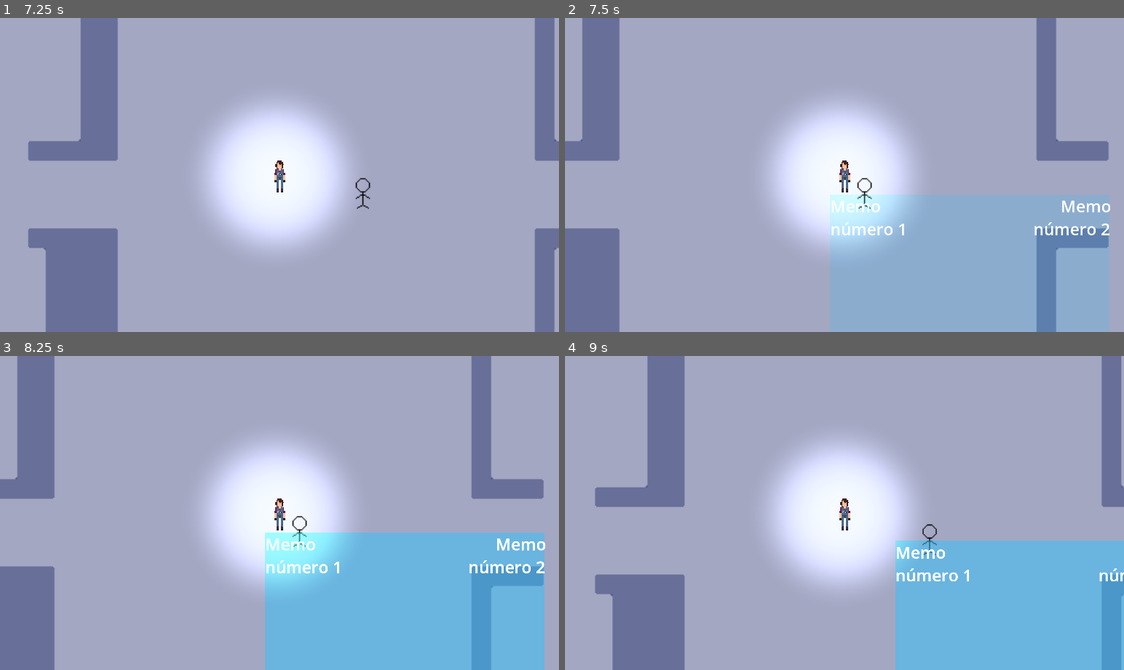
Above: before the commit, frames 1-4 (two rows, left to right).
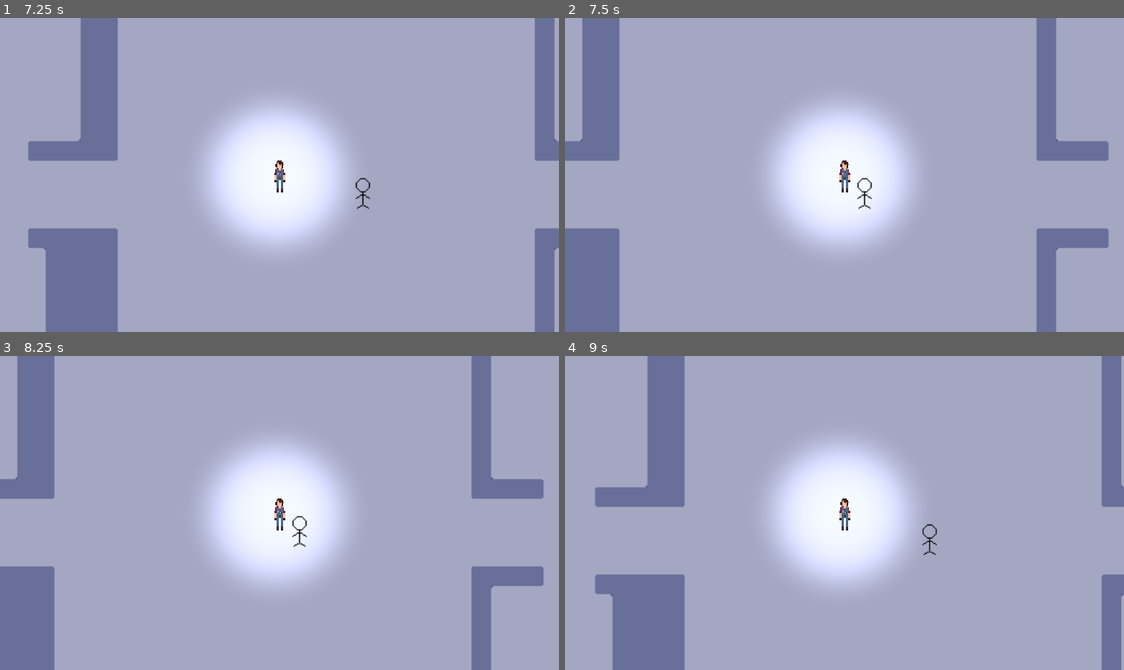
Above: after the commit, the same moments.

Repository: codemonsters/eris3007
Game: Godot game, scene res://game.tscn
Same seed, same stepped clock (60 frames per second), same inputs: the game is played once before the commit and once after it.
Inputs (mouse positions are in pixels of both pictures, inside the frame that each line leads up to):
- Up to frame 1 (7.25 s): click "PLAY" at 0.5 s; tap Enter at 1.25, 5, 6.5 s; move the mouse to (251, 237) at 1.27 s; hold Up (ui_up) 1.28-2.78 s; tap Space (speak) at 1.35, 2, 2.3, 2.85, 3.6, 4.55, 5.1, 5.75, 5.85, 6.8 s; move the mouse to (447, 222) at 2.02 s; click (447, 222) at 2.1 s; move the mouse to (111, 127) at 2.77 s; hold Left (ui_left) 2.78-4.28 s; move the mouse to (307, 175) at 3.52 s; move the mouse to (195, 96) at 4.27 s; press the mouse at (195, 96) at 4.28 s; hold Down (ui_down) 4.28-5.03 s; move the mouse to (402, 159) at 5.02 s; release the mouse at (402, 159) at 5.03 s; hold Right (ui_right) 5.03-5.78 s; move the mouse to (167, 190) at 5.77 s; hold Up (ui_up) 5.78-6.53 s; move the mouse to (335, 105) at 6.52 s; hold Right (ui_right) from 6.53 s (still down); click (335, 105) at 6.6 s
- Up to frame 2 (7.5 s): keep holding Right (ui_right); move the mouse to (816, 237) at 7.27 s; tap Space (speak) at 7.35 s
- Up to frame 3 (8.25 s): keep holding Right (ui_right); tap Space (speak) at 8, 8.1 s; move the mouse to (447, 560) at 8.02 s
- Up to frame 4 (9 s): move the mouse to (676, 465) at 8.77 s; release Right (ui_right) at 8.78 s; press the mouse at (676, 465) at 8.78 s; hold Down (ui_down) from 8.78 s (still down)

Frame 1 is identical in both runs. In frame 2, 2.7% of the frame differs, in the area x 47-98%, y 56-78%; in frame 3, 22%, in the area x 47-98%, y 56-100%; in frame 4, 17%.

Commit message:
refactorizados dialogos (ROTO)

Diff:
--- /dev/null
+++ b/src/DialogManager.gd
@@ -0,0 +1,11 @@
+extends Node2D
+
+
+# Called when the node enters the scene tree for the first time.
+func _ready():
+	pass # Replace with function body.
+
+
+# Called every frame. 'delta' is the elapsed time since the previous frame.
+func _process(delta):
+	pass
--- a/src/DialogScene.tscn
+++ b/src/DialogManager.tscn
@@ -1,9 +1,12 @@
-[gd_scene load_steps=2 format=3 uid="uid://dedisxbvs08rq"]
+[gd_scene load_steps=3 format=3 uid="uid://dedisxbvs08rq"]
+
+[ext_resource type="Script" path="res://utils/DialogManager.gd" id="1_4na5n"]
 
 [sub_resource type="SystemFont" id="SystemFont_ea5h2"]
 font_names = PackedStringArray("TSCu_Comic")
 
-[node name="DialogScene" type="Node2D"]
+[node name="DialogManager" type="Node2D"]
+script = ExtResource("1_4na5n")
 
 [node name="ColorRect" type="ColorRect" parent="."]
 offset_right = 256.0
--- a/src/characters/npc.gd
+++ b/src/characters/npc.gd
@@ -3,11 +3,12 @@
 
 @export var dialog_name: String
 
-var dialog_signal
+signal show_dialog(dialog_name)
 
 func _ready():
 	self.add_to_group("NPC")
 
 
 func speak():
-	DialogManager.start_dialog(dialog_name)
+	#dialog_signal.emit(dialog_name)
+	emit_signal("show_dialog", dialog_name)
--- a/src/game.gd
+++ b/src/game.gd
@@ -1,16 +1,18 @@
 extends Node2D
 
 @onready var level = preload("res://level.tscn")
-@onready var dialog_scene = preload("res://DialogScene.tscn")
+#@onready var dialog_scene = preload("res://DialogScene.tscn")
+#@onready var dialog_manager = preload("res://DialogManager.tscn")
 
 
 func start_game():
 	change_screen(level)
+#	add_child(dialog_manager.instantiate())
 
 
 func change_screen(target_screen_resource):
 	get_child(0).queue_free()
 	add_child(target_screen_resource.instantiate())
 
-func start_dialog():
-	add_child(dialog_scene.instantiate())
+#func start_dialog():
+#	add_child(dialog_scene.instantiate())
--- a/src/level.tscn
+++ b/src/level.tscn
@@ -1,9 +1,10 @@
-[gd_scene load_steps=11 format=3 uid="uid://gb436a5wrwva"]
+[gd_scene load_steps=12 format=3 uid="uid://gb436a5wrwva"]
 
 [ext_resource type="Script" path="res://level.gd" id="1_ehlvl"]
 [ext_resource type="Texture2D" uid="uid://b5s3bhastsrwh" path="res://tileset.png" id="2_yke34"]
 [ext_resource type="PackedScene" uid="uid://cmu1hq61wx6rm" path="res://characters/hero.tscn" id="3_ju8sr"]
 [ext_resource type="PackedScene" uid="uid://dlnmd42ehs7sd" path="res://characters/npc.tscn" id="4_8v88n"]
+[ext_resource type="PackedScene" uid="uid://dedisxbvs08rq" path="res://DialogManager.tscn" id="5_unuyy"]
 
 [sub_resource type="NavigationPolygon" id="NavigationPolygon_6cp8i"]
 vertices = PackedVector2Array(-8, -8, 8, -8, 8, 8, -8, 8)
@@ -344,5 +345,9 @@
 [node name="Hero" parent="." instance=ExtResource("3_ju8sr")]
 position = Vector2(-512, -56)
 
+[node name="DialogManager" parent="Hero" instance=ExtResource("5_unuyy")]
+visible = false
+position = Vector2(39, -21)
+
 [node name="npc" parent="." instance=ExtResource("4_8v88n")]
 position = Vector2(-512, -128)
--- a/src/utils/DialogManager.gd
+++ b/src/utils/DialogManager.gd
@@ -1,4 +1,5 @@
 extends Node
+
 
 var dialog_path: String = "res://assets/dialog-sample.json"
 var dict: Dictionary
@@ -6,6 +7,10 @@
 # Called when the node enters the scene tree for the first time.
 # Loads the JSON with the dialogs
 func _ready():
+	#$../../npc.connect("show_dialog", _on_show_dialog)
+	#get_parent().get_parent().get_node("npc").connect("show_dialog", _on_show_dialog)
+	#get_node("../../npc").connect("show_dialog", _on_show_dialog)
+	#TODO conectar la señal show_dialog del nodo npc a la funcion _on_show_dialog de este script
 	var file = FileAccess.open(dialog_path, FileAccess.READ)
 	var text = file.get_as_text()
 
@@ -17,11 +22,12 @@
 	file = null
 
 
-# Called every frame. 'delta' is the elapsed time since the previous frame.
+# Called every frame. 'deltadict["dialogs"][dialog_name]["conversation"])' is the elapsed time since the previous frame.
 func _process(delta):
 	pass
 
 
-func start_dialog(dialog_name):
+func _on_show_dialog(dialog_name):
 	print(dict["dialogs"][dialog_name]["conversation"])
-	get_parent().get_node("Game").start_dialog()
+	self.visible=true
+#	get_parent().get_node("Game").start_dialog()
Not shown, changed: src/Dungeon_Tileset.png.import
Not shown, changed: src/assets/Test1.png.import
Not shown, changed: src/assets/monigote 32x32.png.import
Not shown, changed: src/assets/prota-22-23.png.import
Not shown, changed: src/assets/spot.png.import
Not shown, changed: src/icon.svg.import
